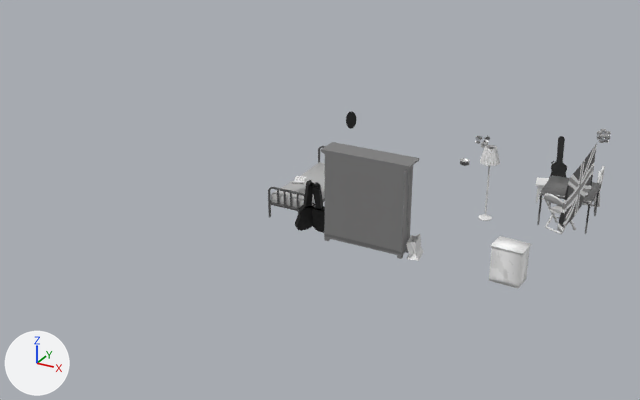
What one commit did to the FBX model Assets/Models/Apartment_Props.fbx.
Rendered twice from a camera (50 mm lens) standing at (7.22, -12.41, 7.75) and looking at (-0.65, 1.91, 0.58). The lights are fixed; the arrows at lower left show +X, +Y and +Z. Where no turn or scale is listed for an object, it has been applied to the vertices.

Objects in the first picture: 'obj_Bed', 'obj_BookShelf', 'obj_CardTable', 'obj_FlagOnWall', 'obj_GuitarCase.002', 'obj_SmallCabinet'.
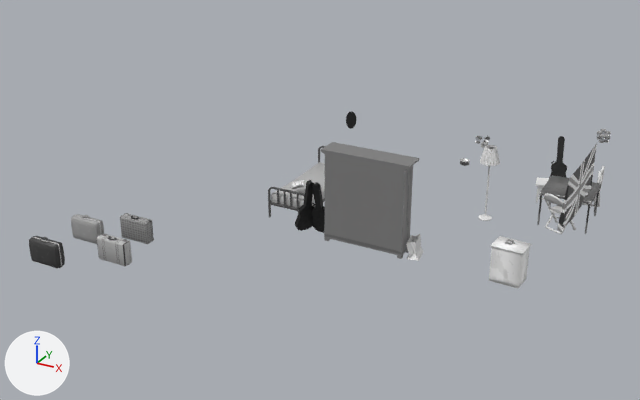
What changed in the scene script:
```text
Add img_obj_suitcase4_png:
    img_obj_suitcase4_png = load_image('obj_Suitcase4.png', 'obj_Suitcase4.png', 512, 512, 'sRGB')
Add img_obj_suitcase2_png:
    img_obj_suitcase2_png = load_image('obj_Suitcase2.png', 'obj_Suitcase2.png', 512, 512, 'sRGB')
Add img_obj_suitcase3_png:
    img_obj_suitcase3_png = load_image('obj_Suitcase3.png', 'obj_Suitcase3.png', 512, 512, 'sRGB')
Add img_obj_suitcase1_png:
    img_obj_suitcase1_png = load_image('obj_Suitcase1.png', 'obj_Suitcase1.png', 512, 512, 'sRGB')
Add mat_obj_suitcase4:
    mat_obj_suitcase4 = principled_material('obj_Suitcase4')
    mat_obj_suitcase4.texture = img_obj_suitcase4_png
Add mat_obj_suitcase2:
    mat_obj_suitcase2 = principled_material('obj_Suitcase2')
    mat_obj_suitcase2.texture = img_obj_suitcase2_png
Add mat_obj_suitcase3:
    mat_obj_suitcase3 = principled_material('obj_Suitcase3')
    mat_obj_suitcase3.texture = img_obj_suitcase3_png
Add mat_obj_suitcase1:
    mat_obj_suitcase1 = principled_material('obj_Suitcase1')
    mat_obj_suitcase1.texture = img_obj_suitcase1_png
Add me_cube_071:
    me_cube_071.from_pydata(...)  # 404 vertices, 354 faces; spans x -0.349..0.349, y -0.113..0.113, z -0.023..0.53
    me_cube_071.materials.append(mat_obj_suitcase4)  # picture img_obj_suitcase4_png
Add me_cube_069:
    me_cube_069.from_pydata(...)  # 330 vertices, 282 faces; spans x -0.329..0.329, y -0.1..0.1, z -0.017..0.495
    me_cube_069.materials.append(mat_obj_suitcase2)  # picture img_obj_suitcase2_png
Add me_cube_070:
    me_cube_070.from_pydata(...)  # 404 vertices, 354 faces; spans x -0.349..0.349, y -0.113..0.113, z -0.023..0.53
    me_cube_070.materials.append(mat_obj_suitcase3)  # picture img_obj_suitcase3_png
Add me_cube_068:
    me_cube_068.from_pydata(...)  # 504 vertices, 458 faces; spans x -0.333..0.333, y -0.104..0.104, z -0.017..0.495
    me_cube_068.materials.append(mat_obj_suitcase1)  # picture img_obj_suitcase1_png
Add ob_obj_suitcase3_001:
    ob_obj_suitcase3_001 = bpy.data.objects.new('obj_Suitcase3.001', me_cube_071)
    ob_obj_suitcase3_001.location = (-4.5, -0.66, -0.1)
Add ob_obj_suitcase2:
    ob_obj_suitcase2 = bpy.data.objects.new('obj_Suitcase2', me_cube_069)
    ob_obj_suitcase2.location = (-3.24, -1.32, 0.04)
Add ob_obj_suitcase3:
    ob_obj_suitcase3 = bpy.data.objects.new('obj_Suitcase3', me_cube_070)
    ob_obj_suitcase3.location = (-4.36, -1.91, -0.01)
Add ob_obj_suitcase1:
    ob_obj_suitcase1 = bpy.data.objects.new('obj_Suitcase1', me_cube_068)
    ob_obj_suitcase1.location = (-3.47, -0.4, 0.04)
```

Boxes [x1, y1, x2, y2] around the edits, measured in the pictures (640 x 400 px):
'obj_Suitcase3', added (black)
    after: [29, 236, 65, 269]
'obj_Suitcase2', added
    after: [97, 233, 132, 266]
'obj_Suitcase1', added
    after: [120, 213, 154, 244]
'obj_Suitcase3.001', added
    after: [71, 214, 104, 244]
